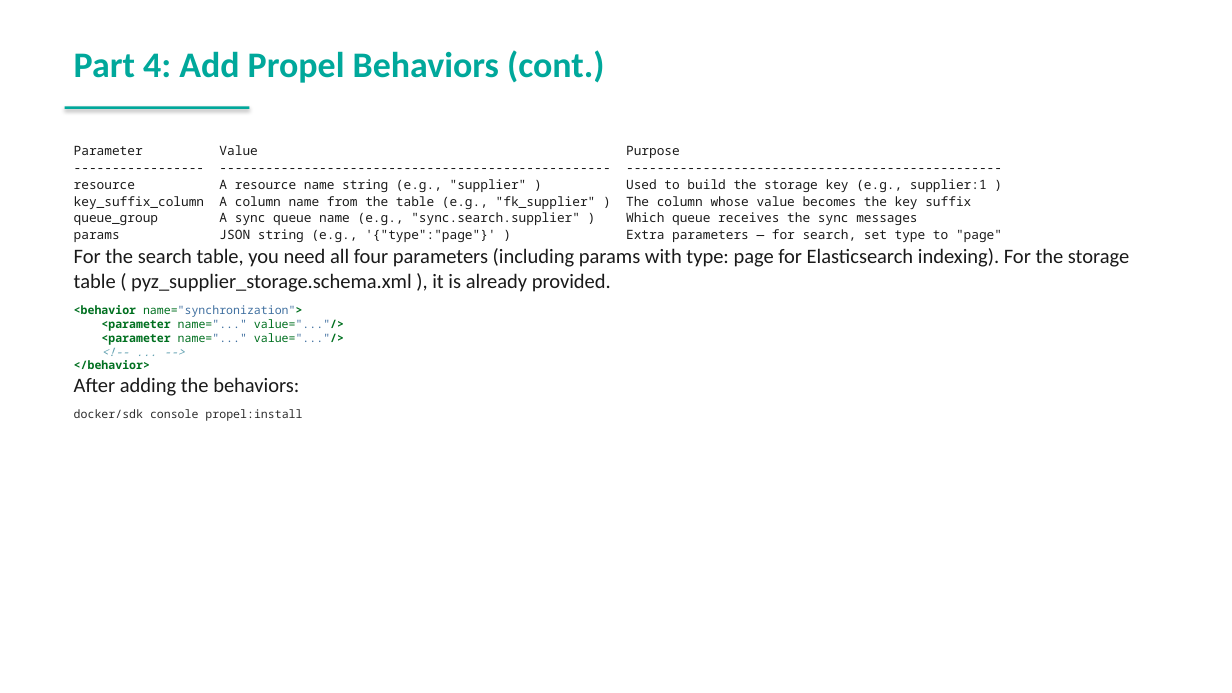
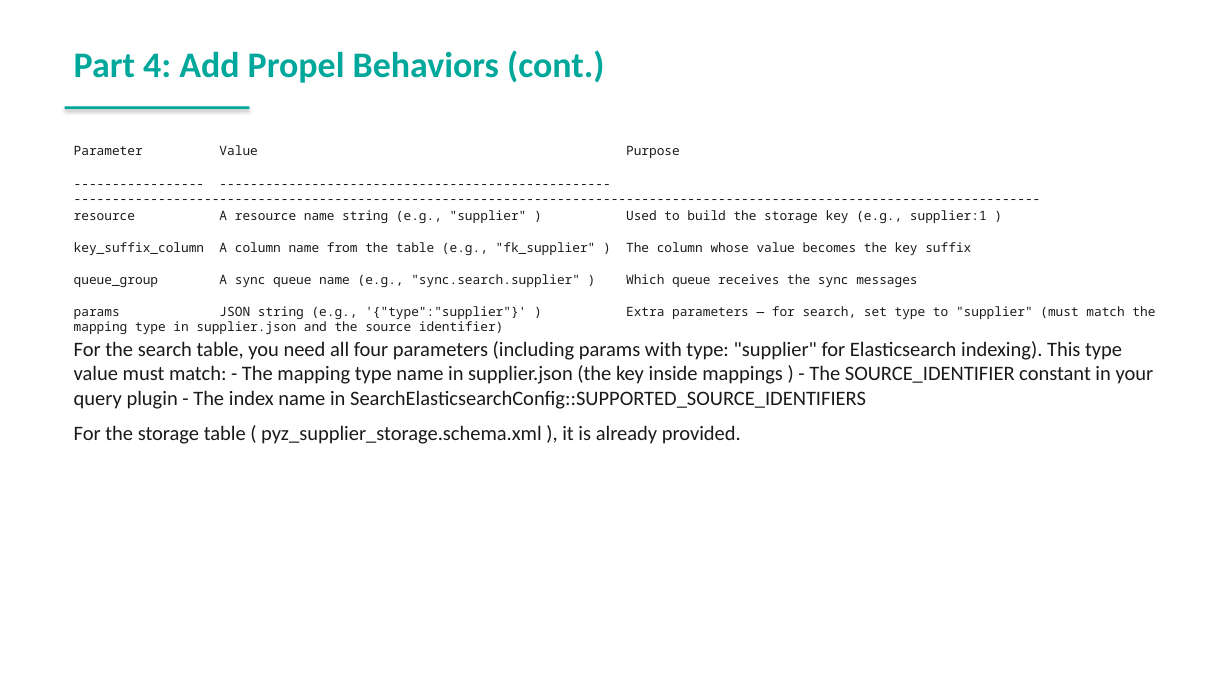
Before and after one commit to spryker-academy/instructor-exercises, a slide deck: slide 91 of guides-pptx/spryker-academy-professional.pptx (slide 89 before the commit). Drawn at 1232x693 pixels with LibreOffice and Linux fonts; fonts in the diff are those of the drawing. Boxes give left, top, right and bottom in pixels: in the first picture for what was removed or moved away, otherwise in the second. Text is boxed around its words. In the diff, an @@ line names an element or a change of style, - is before the commit and + after.

```diff
--- a/guides-pptx/spryker-academy-professional.pptx
+++ b/guides-pptx/spryker-academy-professional.pptx
@@ text at (74, 145, 1155, 444): text changed @@
------------------ --------------------------------------------------- -------------------------------------------------
+----------------- --------------------------------------------------- ------------------------------------------------------------------------------------------------------------------------------
@@ text at (74, 306, 1155, 444): text changed; font Noto Sans Mono to Calibri @@
-params JSON string (e.g., '{"type":"page"}' ) Extra parameters — for search, set type to "page"
-For the search table, you need all four parameters (including params with type: page for Elasticsearch indexing). For the storage table ( pyz_supplier_storage.schema.xml ), it is already provided.
-<behavior name="synchronization">
-<parameter name="..." value="..."/>
-<parameter name="..." value="..."/>
-<!-- ... -->
-</behavior>
-After adding the behaviors:
-docker/sdk console propel:install
+params JSON string (e.g., '{"type":"supplier"}' ) Extra parameters — for search, set type to "supplier" (must match the mapping type in supplier.json and the source identifier)
+For the search table, you need all four parameters (including params with type: "supplier" for Elasticsearch indexing). This type value must match: - The mapping type name in supplier.json (the key inside mappings ) - The SOURCE_IDENTIFIER constant in your query plugin - The index name in SearchElasticsearchConfig::SUPPORTED_SOURCE_IDENTIFIERS
+For the storage table ( pyz_supplier_storage.schema.xml ), it is already provided.
```
Also in this commit, not shown: 106 other slides changed, 23 slides added, 11 slides removed, 46 other files.
